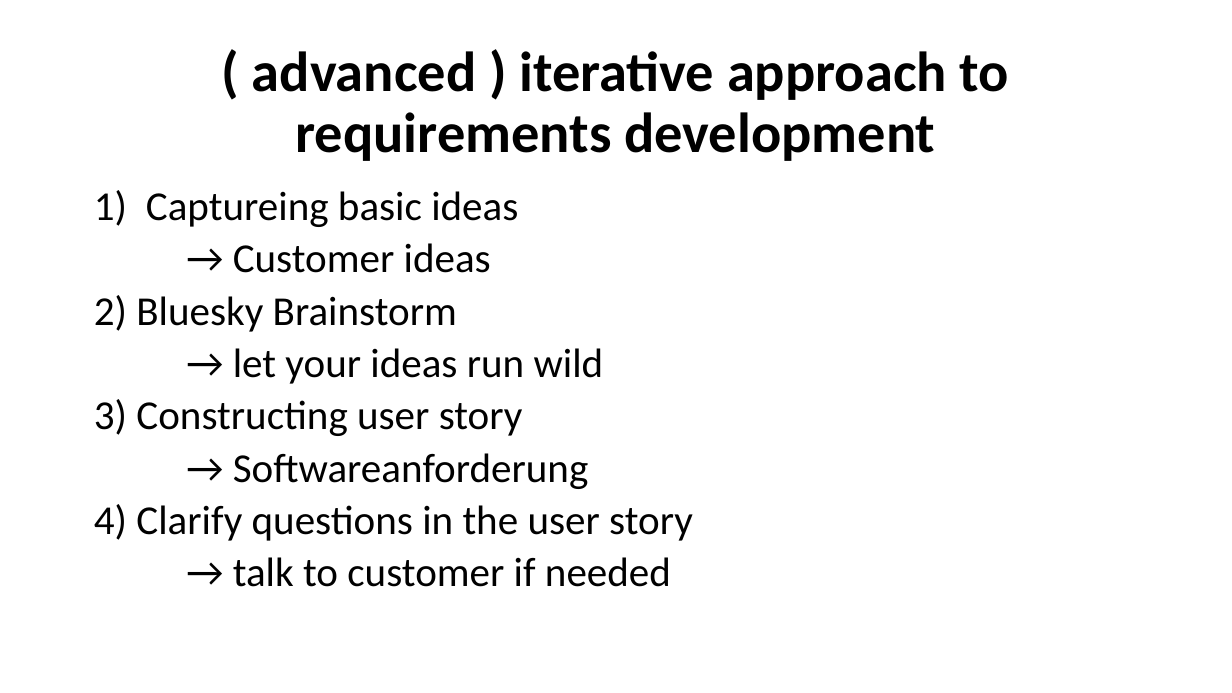
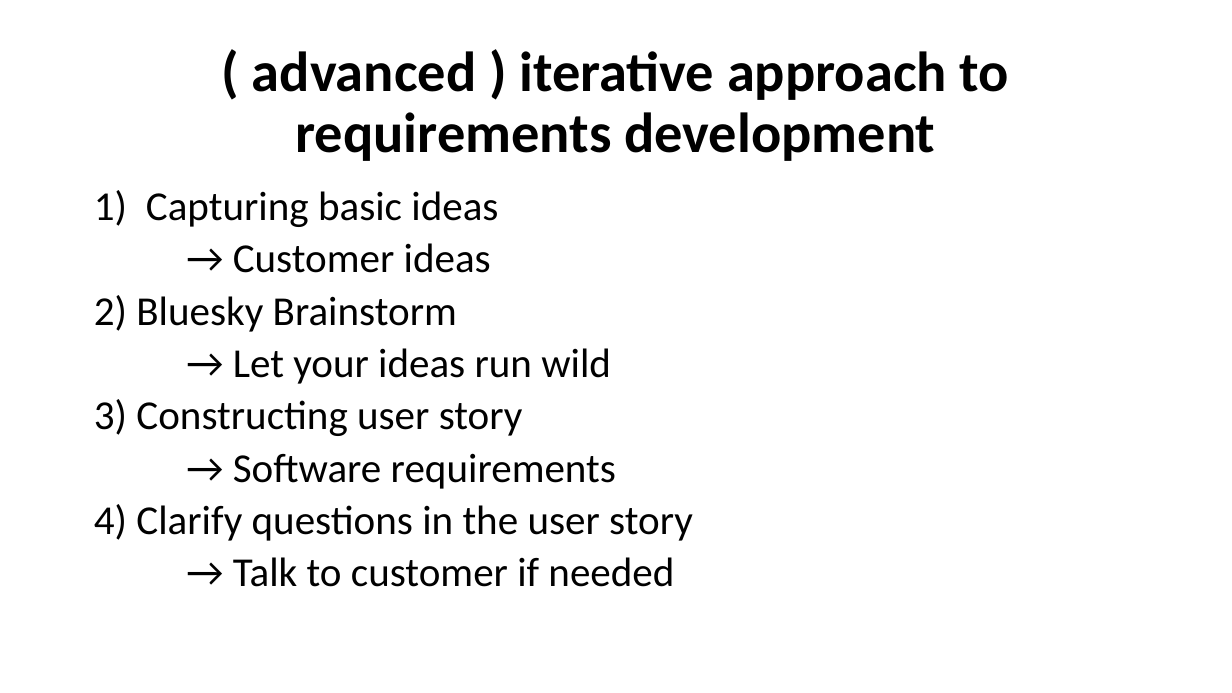
Before and after one commit to cschmitz96/Diverses, a slide deck: slide 21 of User story estimate.pptx (slide 7 before the commit). Drawn at 1232x693 pixels with LibreOffice and Linux fonts; fonts in the diff are those of the drawing. Boxes give left, top, right and bottom in pixels: in the first picture for what was removed or moved away, otherwise in the second. Text is boxed around its words. In the diff, an @@ line names an element or a change of style, - is before the commit and + after.

```diff
--- a/User story estimate.pptx
+++ b/User story estimate.pptx
@@ text at box(146, 191, 498, 227): text changed @@
-1) Captureing basic ideas
+1) Capturing basic ideas
@@ text at box(233, 348, 611, 384): text changed @@
-→ let your ideas run wild
+→ Let your ideas run wild
@@ text at box(233, 453, 616, 489): text changed @@
-→ Softwareanforderung
+→ Software requirements
@@ text at box(233, 557, 674, 587): text changed @@
-→ talk to customer if needed
+→ Talk to customer if needed
```
Also in this commit, not shown: 6 other slides changed, 14 slides added, 1 slide removed, 24 other files.
